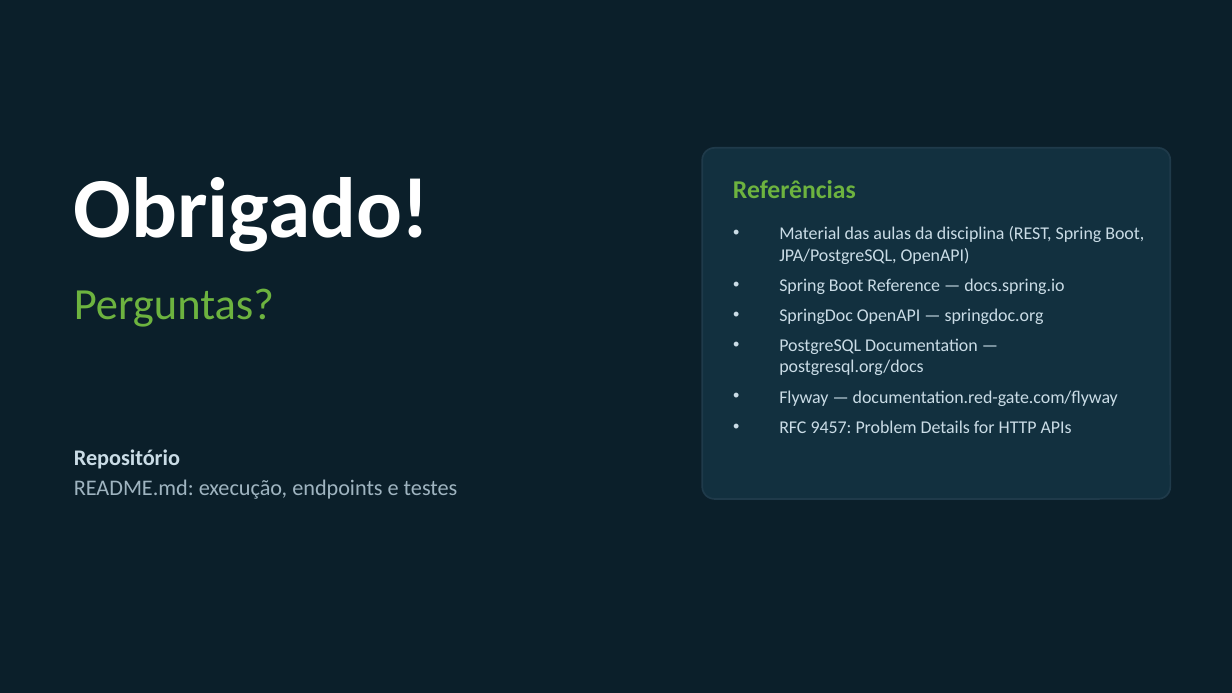
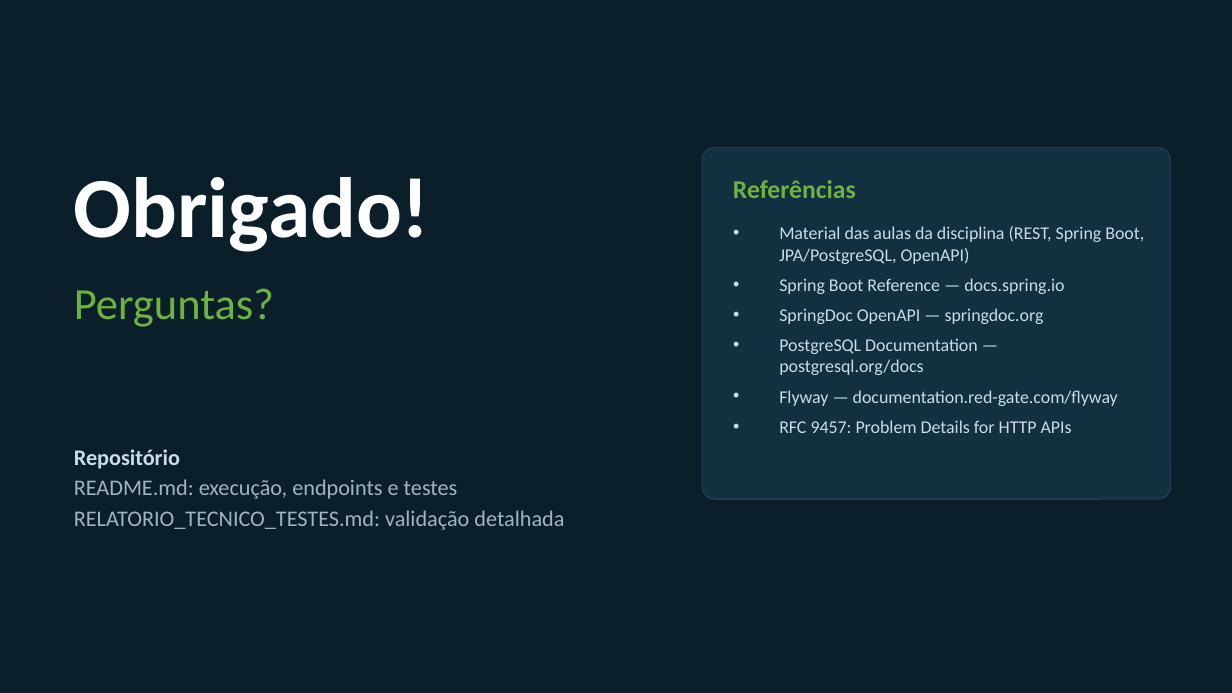
Before and after one commit to EstherCBL/ServiceHub-API, a slide deck: slide 11 of docs/ServiceHub-API-Checkpoint.pptx. Drawn at 1232x693 pixels with LibreOffice and Linux fonts; fonts in the diff are those of the drawing. Boxes give left, top, right and bottom in pixels: in the first picture for what was removed or moved away, otherwise in the second. Text is boxed around its words. In the diff, an @@ line names an element or a change of style, - is before the commit and + after.

```diff
--- a/docs/ServiceHub-API-Checkpoint.pptx
+++ b/docs/ServiceHub-API-Checkpoint.pptx
@@ text at <box>74,510,564,530</box>: paragraph added @@
+RELATORIO_TECNICO_TESTES.md: validação detalhada
```
Also in this commit, not shown: 4 other slides changed, 1 other file.
